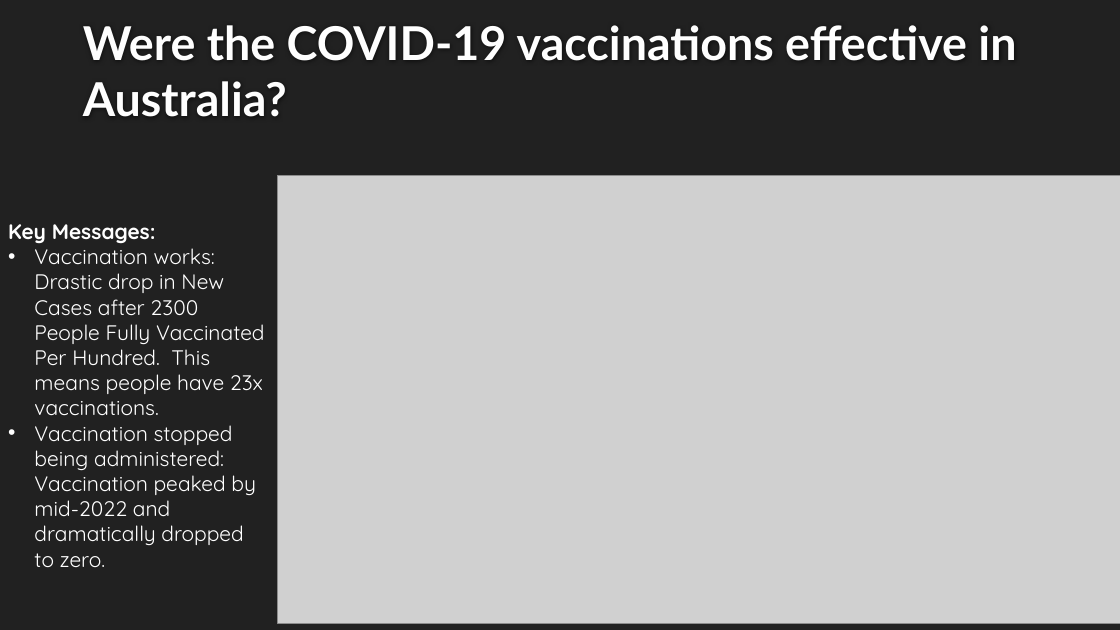
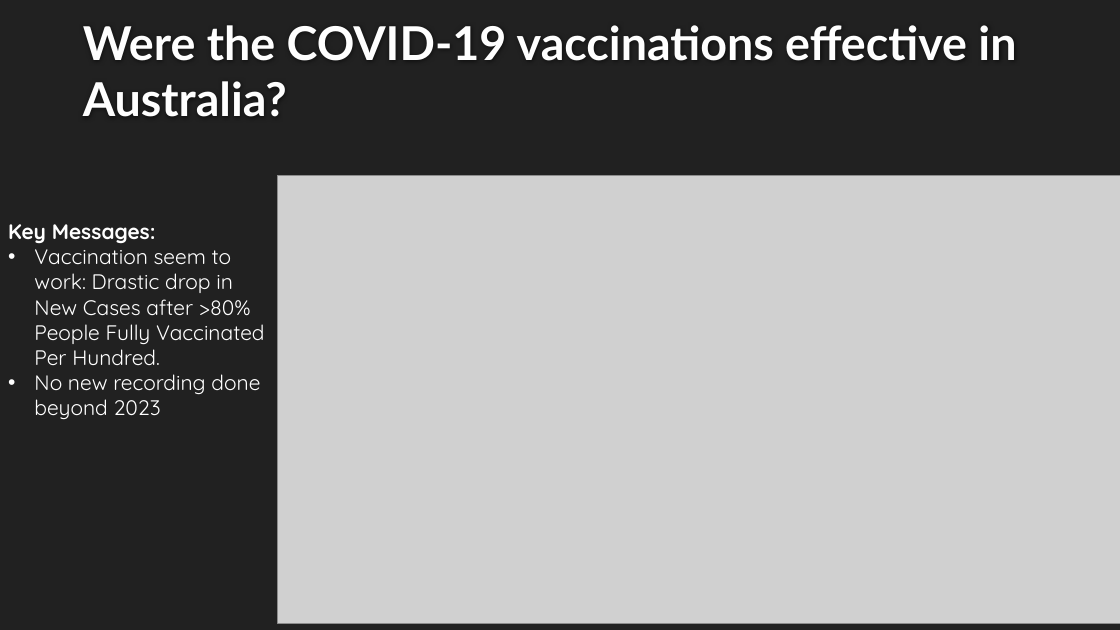
Before and after one commit to cmorrow28/project_one, a slide deck: slide 9 of Covid19_Presentation_Final.pptx (slide 10 before the commit). Drawn at 1120x630 pixels with LibreOffice and Linux fonts; fonts in the diff are those of the drawing; grey boxes stand for pictures; background and template pictures are left out. Boxes give left, top, right and bottom in pixels: in the first picture for what was removed or moved away, otherwise in the second. Text is boxed around its words. In the diff, an @@ line names an element or a change of style, - is before the commit and + after.

```diff
--- a/Covid19_Presentation_Final.pptx
+++ b/Covid19_Presentation_Final.pptx
@@ text at [34,249,265,419]: text changed @@
-• Vaccination works: Drastic drop in New Cases after 2300 People Fully Vaccinated Per Hundred. This means people have 23x vaccinations.
-• Vaccination stopped being administered: Vaccination peaked by mid-2022 and dramatically dropped to zero.
+• Vaccination seem to work: Drastic drop in New Cases after >80% People Fully Vaccinated Per Hundred.
+• No new recording done beyond 2023
```
Also in this commit, not shown: 5 other slides changed, 1 slide removed, 22 other files.
